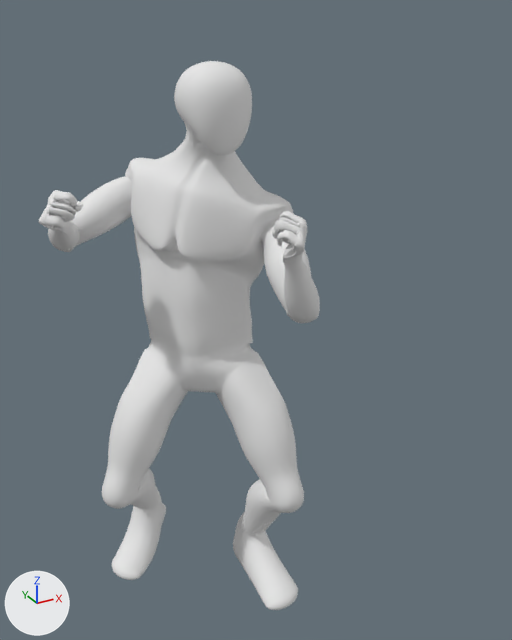
The FBX model Assets/Characters/Mr Goo/Mr Goo@kick.fbx as it was, and as the next commit left it.
Before and after are seen from a camera (50 mm lens) standing at (-0.95, -2.0, 2.05) and looking at (0.0, -0.27, 1.19). Arrows for +X, +Y and +Z are at lower left; the lights stay in place. Both versions are drawn at frame 14 of the action 'metarig|metarigAction'; the numbers are the values there.
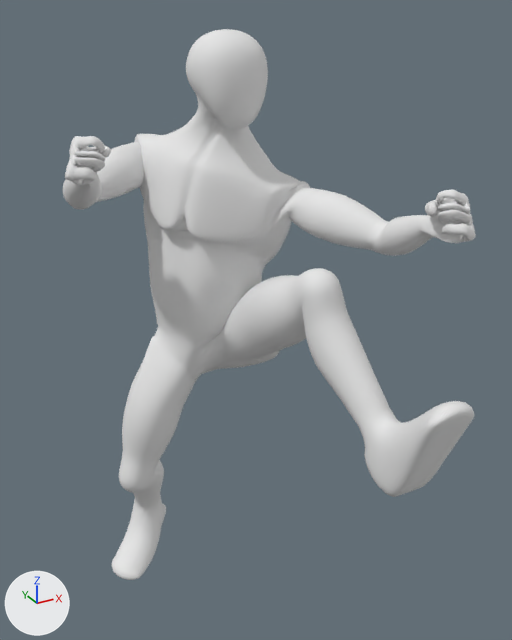
Boxes (x1, y1, x2, y2) around the edits, measured in the pictures (512 x 640 px):
'Cube', posed (46% wider)
    before: (38, 61, 320, 610)
    after: (63, 29, 476, 580)
bone 'spine', root to tip
    before: (206, 359) to (204, 339)
    after: (216, 345) to (214, 324)
bone 'spine.003', root to tip
    before: (199, 234) to (205, 190)
    after: (209, 214) to (216, 167)
bone 'upper_arm.L', root to tip
    before: (282, 213) to (300, 315)
    after: (296, 193) to (382, 243)
bone 'forearm.L', root to tip
    before: (300, 315) to (293, 256)
    after: (382, 243) to (436, 226)
bone 'upper_arm.R', root to tip
    before: (139, 171) to (64, 240)
    after: (147, 148) to (82, 197)
bone 'forearm.R', root to tip
    before: (64, 240) to (59, 221)
    after: (82, 197) to (84, 174)
bone 'thigh.L', root to tip
    before: (231, 352) to (291, 499)
    after: (242, 338) to (322, 283)
bone 'shin.L', root to tip
    before: (291, 499) to (251, 529)
    after: (322, 283) to (385, 438)
bone 'thigh.R', root to tip
    before: (169, 349) to (115, 496)
    after: (178, 335) to (132, 479)
bone 'shin.R', root to tip
    before: (115, 496) to (148, 499)
    after: (132, 479) to (148, 499)
bone 'shin.L.001', root to tip
    before: (251, 529) to (215, 492)
    after: (385, 438) to (318, 396)
bone 'foot.L', root to tip
    before: (251, 529) to (269, 568)
    after: (385, 438) to (423, 429)

What the commit changed:
Bone 'spine' (bone_spine) moves from (0.0, -2.59, -0.33) to (0.0, -1.18, 0.43).
Bone 'spine.003' (bone_spine_003) turns from (7, -15, -11) to (8, -16, -13) degrees about its own x, y and z.
Bone 'upper_arm.L' (bone_upper_arm_l) turns from (49, 3, 14) to (60, -46, 19) degrees about its own x, y and z.
Bone 'forearm.L' (bone_forearm_l) turns from (123, -32, -35) to (59, -44, -46) degrees about its own x, y and z.
Bone 'upper_arm.R' (bone_upper_arm_r) turns from (49, -15, -23) to (88, -10, 14) degrees about its own x, y and z.
Bone 'forearm.R' (bone_forearm_r) turns from (84, 28, -24) to (63, -26, -7) degrees about its own x, y and z.
Bone 'thigh.L' (bone_thigh_l) turns from (-28, -41, -7) to (-122, -41, -6) degrees about its own x, y and z.
Bone 'shin.L' (bone_shin_l) turns from (64, 0, 0) to (84, 0, 0) degrees about its own x, y and z.
Bone 'thigh.R' (bone_thigh_r) turns from (-26, 12, 13) to (-13, 7, 14) degrees about its own x, y and z.
Bone 'shin.R' (bone_shin_r) turns from (70, 0, 0) to (48, 0, 0) degrees about its own x, y and z.
Bone 'shin.L.001' (bone_shin_l_001) moves from (0.09, -0.51, -0.15) to (-0.77, -11.12, -10.77).
Bone 'foot.L' (bone_foot_l) turns from (0, 0, 0) to (-67, 0, 0) degrees about its own x, y and z.
